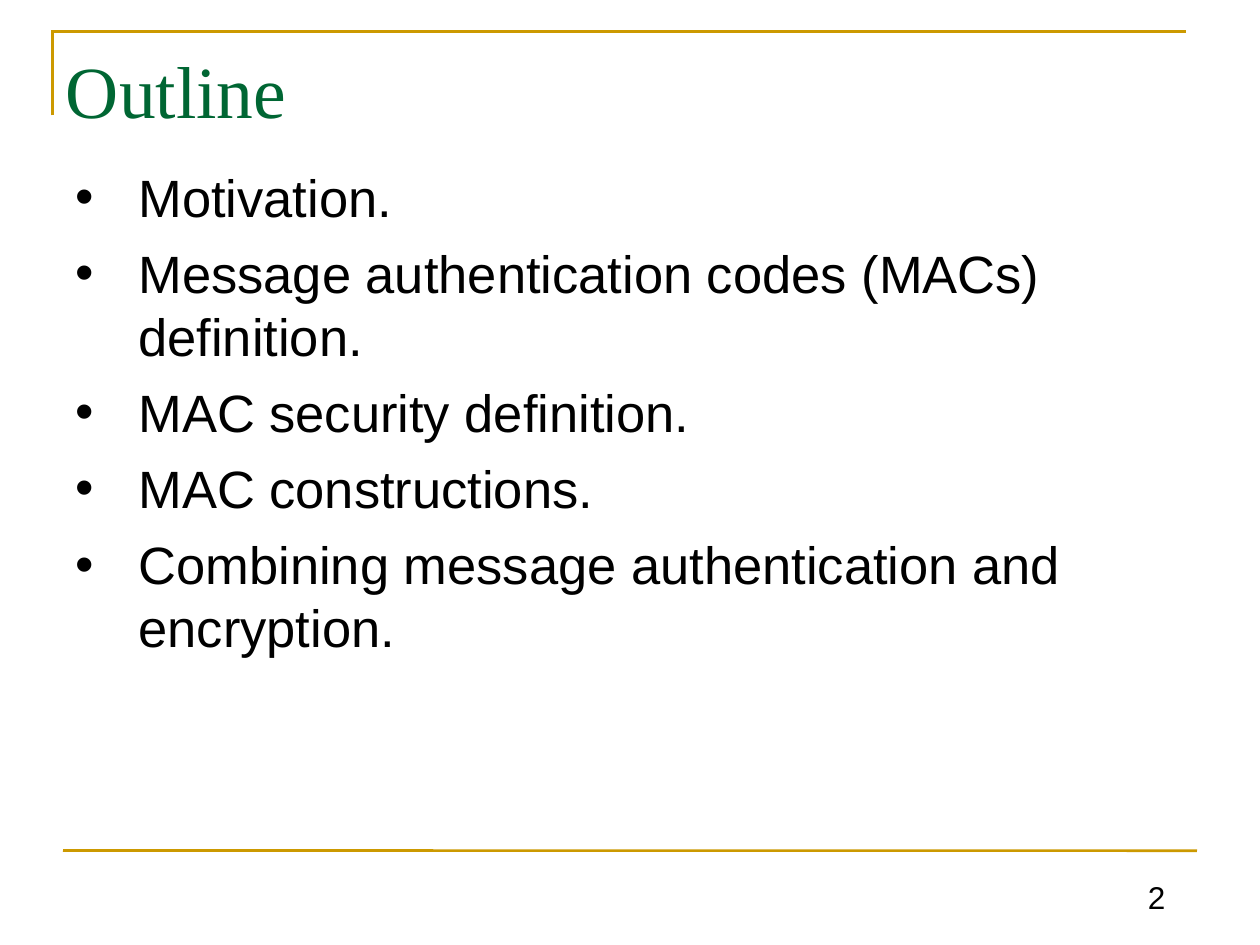
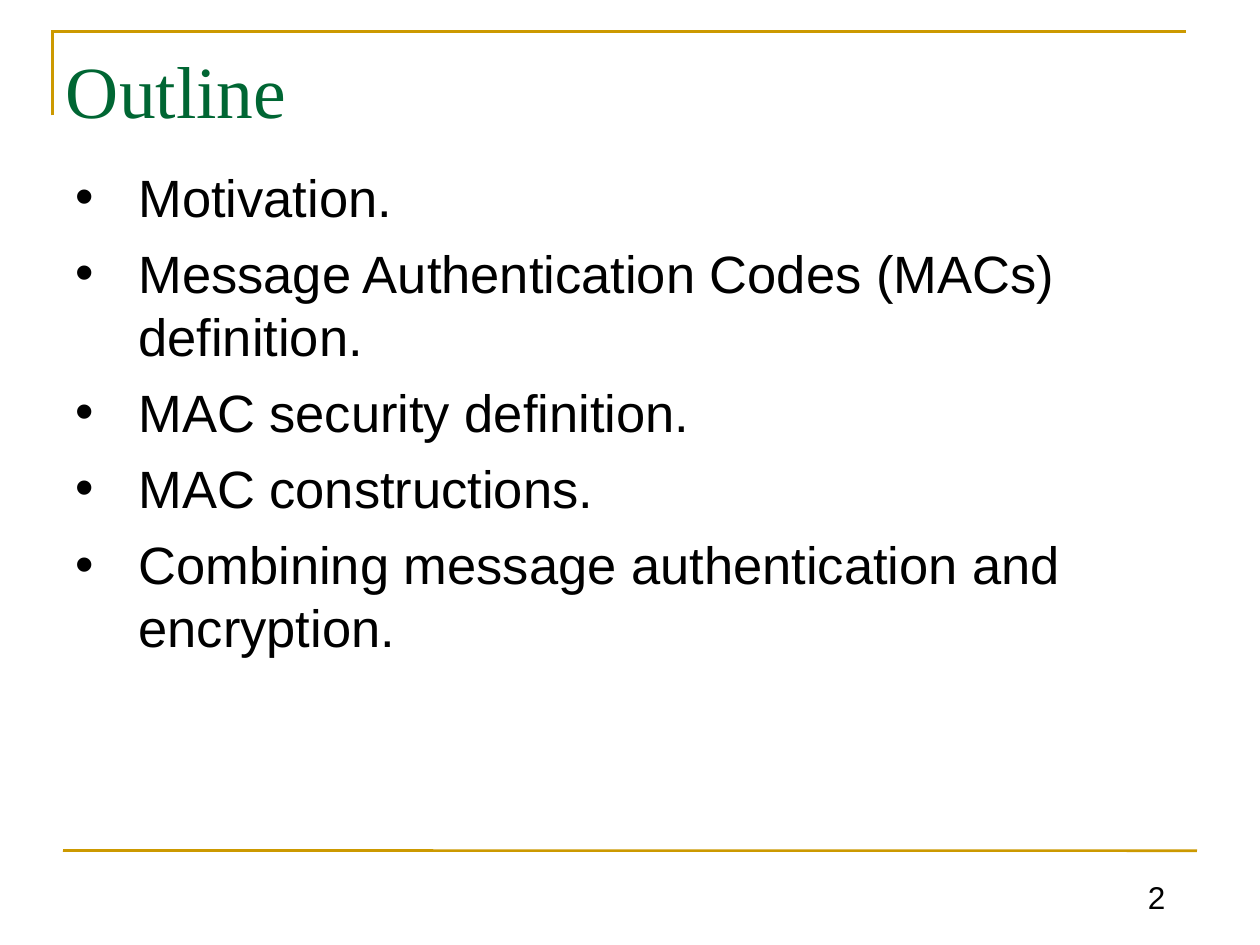
Before and after one commit to GhadaAlmashaqbeh/GhadaAlmashaqbeh.github.io, a slide deck: slide 2 of courses/cse3400-f2026/lecture5.pptx. Drawn at 1260x945 pixels with LibreOffice and Linux fonts; fonts in the diff are those of the drawing. Boxes give left, top, right and bottom in pixels: in the first picture for what was removed or moved away, otherwise in the second. Text is boxed around its words. In the diff, an @@ line names an element or a change of style, - is before the commit and + after.

```diff
--- a/courses/cse3400-f2026/lecture5.pptx
+++ b/courses/cse3400-f2026/lecture5.pptx
@@ text at bbox=[138, 255, 1054, 357]: text changed @@
-• Message authentication codes (MACs) definition.
+• Message Authentication Codes (MACs) definition.
```
Also in this commit, not shown: 16 other slides changed, 2 slides removed, 2 other files.
